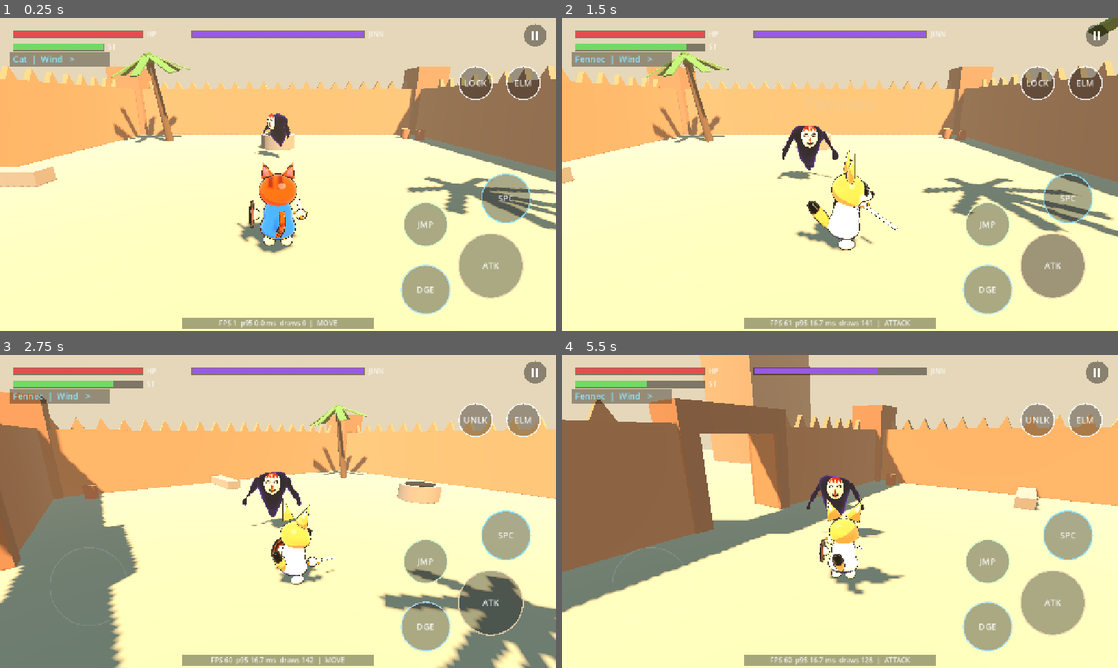
Above: before the commit, frames 1-4 (two rows, left to right).
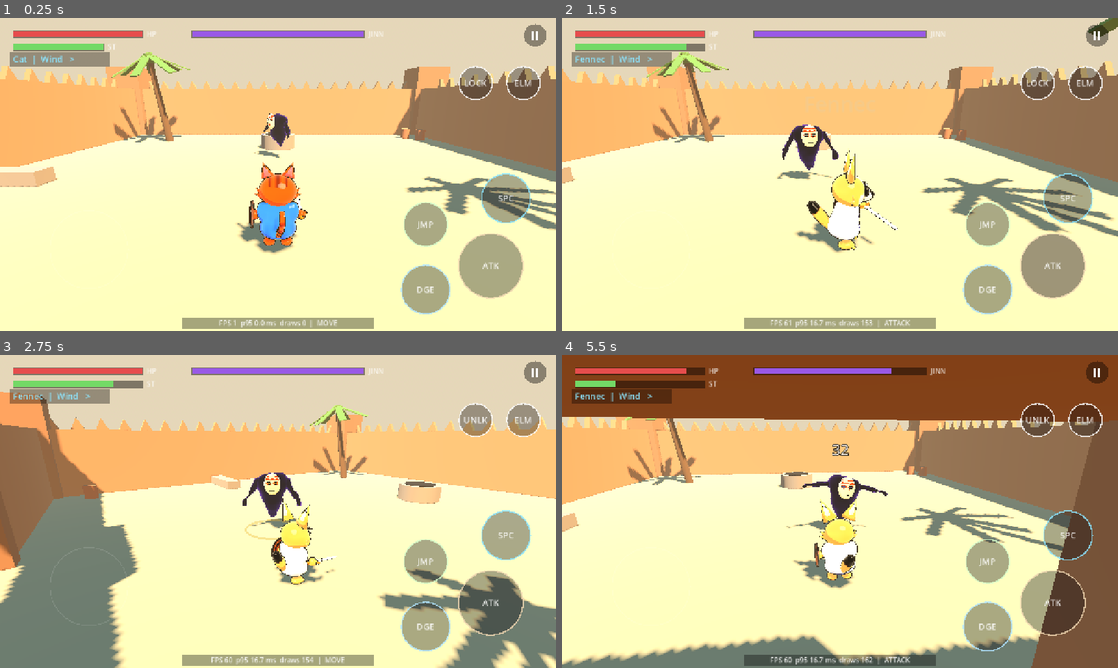
Above: after the commit, the same moments.

Repository: hafid753-rgb/desertgame
Game: Godot game, scene res://game/main.tscn
Two runs of this game, one before a commit and one after it. Both use one fixed random seed, a clock stepped at 60 frames per second and the inputs below.
Inputs (mouse positions are in pixels of both pictures, inside the frame that each line leads up to):
- Up to frame 1 (0.25 s): no input
- Up to frame 2 (1.5 s): move the mouse to (962, 158) at 0.52 s; hold D (move_right) 0.53-1.25 s; tap 1 (species) at 0.6 s; click (962, 158) at 0.67 s; tap Space (jump) at 0.77 s; drag from (728, 190) to (812, 237) at 1.27 s
- Up to frame 3 (2.75 s): move the mouse to (333, 442) at 2.02 s; hold D (move_right) from 2.03 s (still down); tap Q (cycle_target) at 2.1 s; tap 1 (species) at 2.3 s
- Up to frame 4 (5.5 s): release D (move_right) at 2.75 s; drag from (812, 574) to (673, 464) at 2.77 s; move the mouse to (1006, 558) at 3.52 s; hold A (move_left) 3.53-4.25 s; tap E (element) at 3.6 s; tap Space (jump) at 3.77 s; tap 1 (species) at 3.8, 5.3 s; drag from (673, 464) to (756, 433) at 4.27 s; move the mouse to (867, 511) at 5.02 s; hold S (move_back) from 5.03 s (still down); tap L (special) at 5.1 s; click (867, 511) at 5.17 s

The runs differ from the first frame. In frame 1, 0.6% of the frame differs, in the area x 44-56%, y 30-73%; in frame 2, 0.4%; in frame 3, 0.6%; in frame 4, 67%, in the area x 0-100%, y 0-100%.

Commit message:
v0.3.1: character polish
- Crisp embroidery and jinn mask markings as geometry projected onto
  the surface (no textures), V-neck trim, pocket with diamond chain
- Daraa sleeves, soft skirt folds; paws with fingers, pads, lizard claws
- Cheek blush and fur tufts; fennec blaze and inner-ear tuft
- Separate eyes and ears: blinking, ear twitch, ears flatten when hit or gliding
- ~8.6k tris per species, ~6.8k for the jinn

Co-Authored-By: Claude Opus 5.5 <noreply@anthropic.com>
Claude-Session: https://claude.ai/code/session_01FJKj7YND72GBSTHM8TTJ61

Diff:
--- a/game/actors/player/creature_model.gd
+++ b/game/actors/player/creature_model.gd
@@ -3,7 +3,7 @@
 ## Stylised Rayman-style creature: rounded body in a daraa robe, big head,
 ## floating hands and feet (no limbs to skin). Parts are built in Blender by
 ## tools/blender/build_characters.py and rendered with the toon + outline
-## shader: 9 parts, 9 draw calls + 9 outline passes, ~5k triangles.
+## shader: 12 parts (eyes and ears ride on the head).
 ## player.gd only talks to build() and animate().
 
 const ART_DIR := "res://game/art/characters/"
@@ -20,6 +20,14 @@
 var sword: Node3D
 var element_glow: MeshInstance3D
 var daraa: Node3D
+var eyes: Node3D
+var ear_r: Node3D
+var ear_l: Node3D
+var _blink_in := 2.0
+var _blink_t := 0.0
+var _twitch_in := 3.0
+var _twitch_t := 0.0
+var _twitch_side := 1.0
 
 var _mat: ShaderMaterial
 var _cloth_mat: ShaderMaterial
@@ -43,6 +51,10 @@
 	hand_l = _take(parts, "HandL", Vector3(-0.45, 0.62, -0.08))
 	foot_r = _take(parts, "FootR", Vector3(0.17, 0.09, 0))
 	foot_l = _take(parts, "FootL", Vector3(-0.17, 0.09, 0))
+	# Face parts ride on the head so blinks and ear twitches follow it.
+	eyes = _attach_to_head(parts, "Eyes")
+	ear_r = _attach_to_head(parts, "EarR")
+	ear_l = _attach_to_head(parts, "EarL")
 
 	daraa = Node3D.new()
 	daraa.position = Vector3(0, 0.95, 0.05)
@@ -193,6 +205,8 @@
 	hand_r.rotation = hand_r.rotation.lerp(hr_rot, k)
 	hand_l.rotation = hand_l.rotation.lerp(hl_rot, k)
 
+	_animate_face(delta, state)
+
 	var glow_a := clampf(charge / 3.0, 0.0, 1.0) * 0.8
 	_glow_mat.albedo_color = Color(ecol.r, ecol.g, ecol.b, glow_a)
 	element_glow.scale = Vector3.ONE * (0.6 + charge * 0.5)
@@ -200,6 +214,44 @@
 	_flash = maxf(0.0, _flash - delta * 6.0)
 	_mat.set_shader_parameter("flash", _flash * 0.9)
 	_mat.set_shader_parameter("flash_color", _flash_color)
+
+
+func _attach_to_head(parts: Dictionary, name: String) -> Node3D:
+	var mi: MeshInstance3D = parts.get(name)
+	if mi == null:
+		return null
+	mi.material_override = _mat
+	mi.position = mi.position - Vector3(0, HEAD_Y, 0)
+	head.add_child(mi)
+	return mi
+
+
+func _animate_face(delta: float, state: String) -> void:
+	# Blink every 2-5 s (double-blink sometimes); eyes squeeze shut when hurt.
+	_blink_in -= delta
+	if _blink_in <= 0.0:
+		_blink_t = 0.14
+		_blink_in = randf_range(2.0, 5.0) if randf() > 0.2 else 0.25
+	_blink_t = maxf(0.0, _blink_t - delta)
+	if eyes:
+		var shut := _blink_t > 0.0 or state == "HITSTUN"
+		eyes.scale.y = lerpf(eyes.scale.y, 0.12 if shut else 1.0, 1.0 - exp(-40.0 * delta))
+	# Ear twitch, and ears flatten back when hit or gliding.
+	_twitch_in -= delta
+	if _twitch_in <= 0.0:
+		_twitch_t = 0.25
+		_twitch_side = -1.0 if randf() < 0.5 else 1.0
+		_twitch_in = randf_range(2.5, 6.0)
+	_twitch_t = maxf(0.0, _twitch_t - delta)
+	var back := 0.6 if state in ["HITSTUN", "GLIDE", "DODGE", "MOBILITY"] else 0.0
+	var tw := sin(_twitch_t * 40.0) * 0.35 if _twitch_t > 0.0 else 0.0
+	var k := 1.0 - exp(-18.0 * delta)
+	if ear_r:
+		ear_r.rotation.x = lerpf(ear_r.rotation.x, back, k)
+		ear_r.rotation.z = lerpf(ear_r.rotation.z, tw if _twitch_side > 0.0 else 0.0, k)
+	if ear_l:
+		ear_l.rotation.x = lerpf(ear_l.rotation.x, back, k)
+		ear_l.rotation.z = lerpf(ear_l.rotation.z, -tw if _twitch_side < 0.0 else 0.0, k)
 
 
 func _take(parts: Dictionary, name: String, fallback_pos: Vector3) -> Node3D:
Not shown, changed: export_presets.cfg
Binary file changed: game/art/characters/cat.glb
Binary file changed: game/art/characters/equipment.glb
Binary file changed: game/art/characters/fennec.glb
Binary file changed: game/art/characters/jinn.glb
Binary file changed: game/art/characters/lizard.glb
